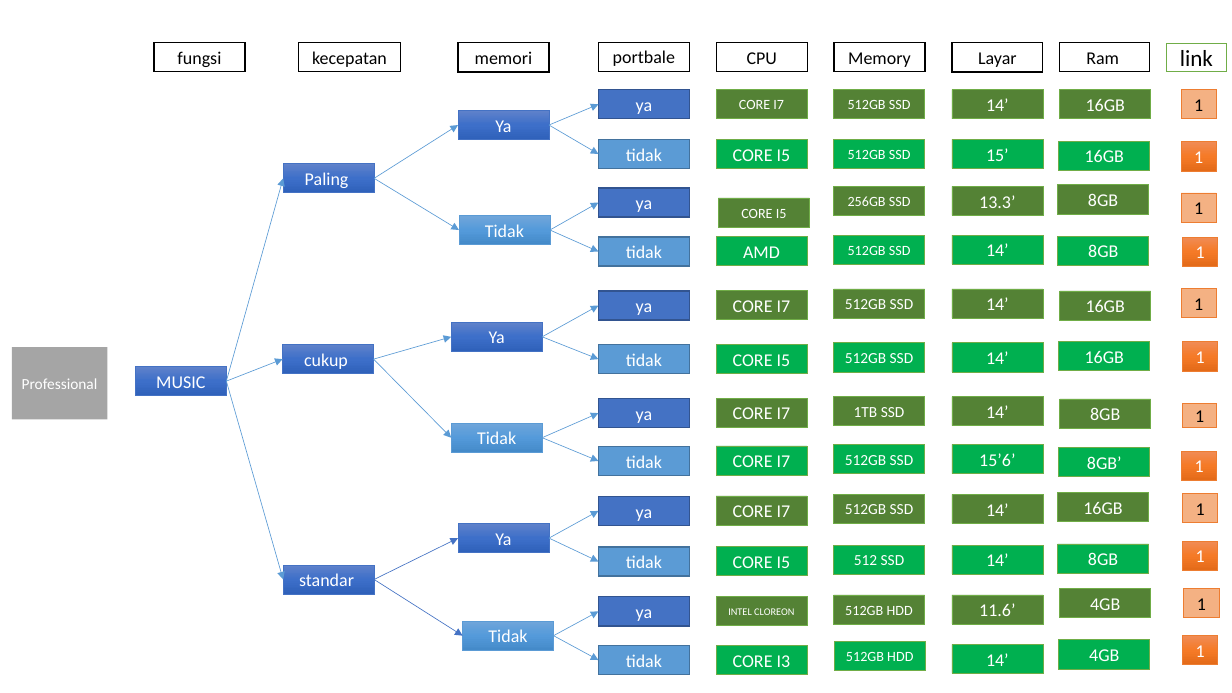
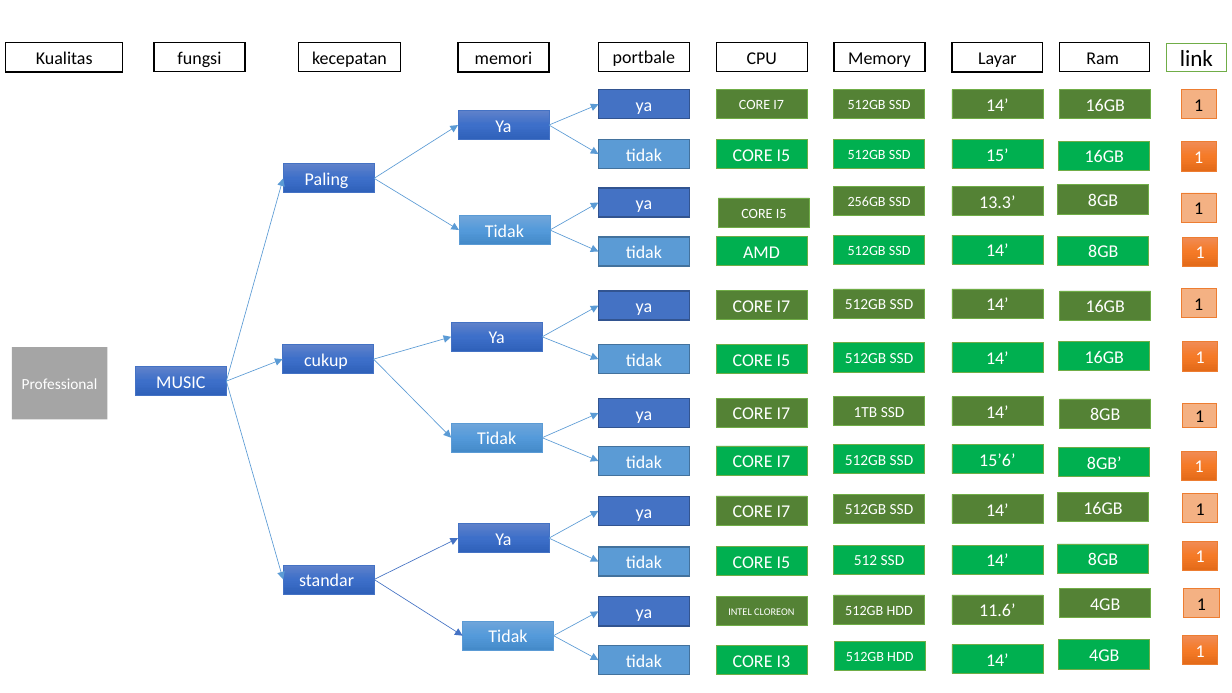
Before and after one commit to R124L-Tech/rekomendasi-laptop, a slide deck: slide 7 of files/Rules.pptx. Drawn at 1232x693 pixels with LibreOffice and Linux fonts; fonts in the diff are those of the drawing. Boxes give left, top, right and bottom in pixels: in the first picture for what was removed or moved away, otherwise in the second. Text is boxed around its words. In the diff, an @@ line names an element or a change of style, - is before the commit and + after.

```diff
--- a/files/Rules.pptx
+++ b/files/Rules.pptx
@@ rectangle added at (6,43,123,72), fill #FFFFFF, outline #000000 1 pt, 14 pt, text #000000 @@
+Kualitas
```
Also in this commit, not shown: 4 other slides changed, 3 other files.
